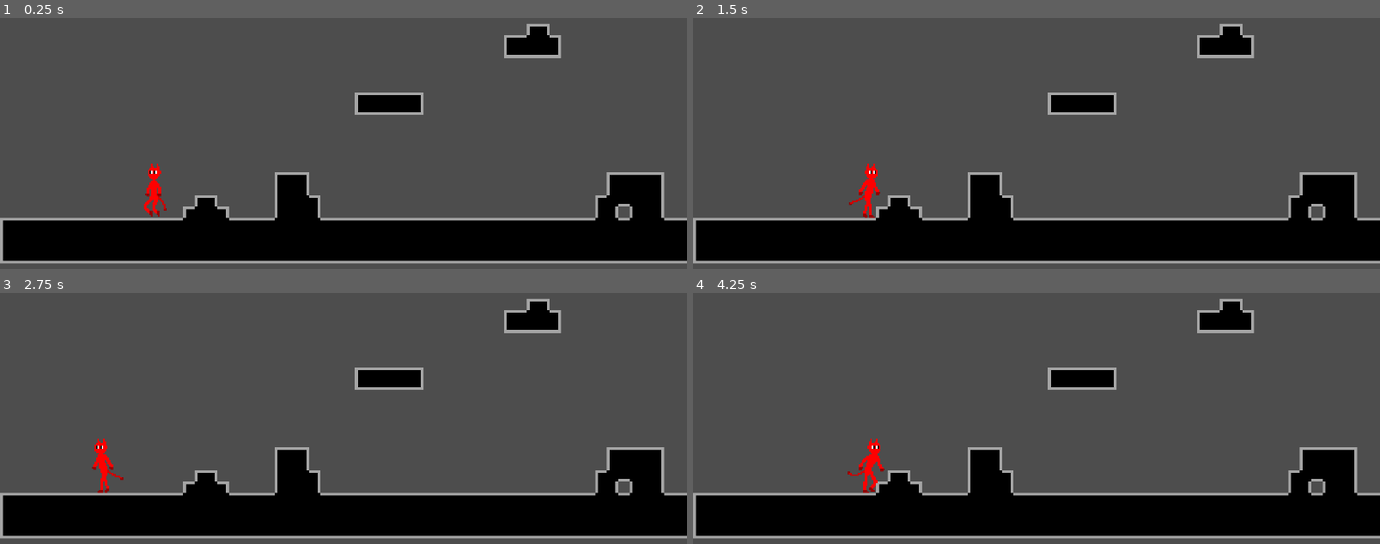
Above: before the commit, frames 1-4 (two rows, left to right).
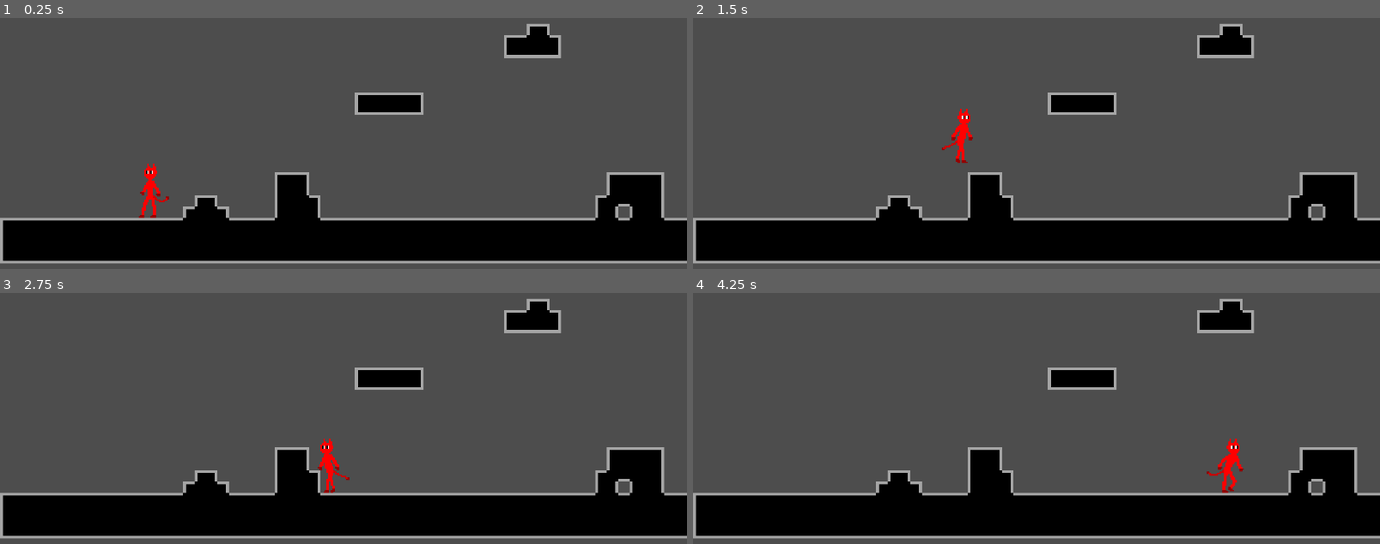
Above: after the commit, the same moments.

Repository: DecotDev/project-movement
Game: Godot game, scene res://Scences/world.tscn
The game is run twice, just before and just after one commit, with the same random seed, the same clock (stepped at 60 frames per second) and the same inputs.
Inputs:
- Up to frame 1 (0.25 s): no input
- Up to frame 2 (1.5 s): tap Enter at 0.5 s; hold Up (ui_up) 0.53-1.28 s; hold Right (ui_right) from 0.53 s (still down); tap Up (ui_up) at 1.35 s
- Up to frame 3 (2.75 s): tap Up (ui_up) at 1.52, 1.82 s; release Right (ui_right) at 2.03 s; hold Left (ui_left) from 2.03 s (still down); hold Up (ui_up) from 2.03 s (still down)
- Up to frame 4 (4.25 s): release Left (ui_left) at 2.78 s; release Up (ui_up) at 2.78 s; hold Right (ui_right) from 2.78 s (still down); tap Up (ui_up) at 2.85, 3.02, 3.32 s; hold Up (ui_up) from 3.53 s (still down)

The runs differ from the first frame. In frame 1, 0.4% of the frame differs, in the area x 20-25%, y 58-80%; in frame 2, 0.6%; in frame 3, 0.6%; in frame 4, 0.7%, in the area x 22-81%, y 58-80%.

Commit message:
PlayerMovement
+ Horizontal movment
+ Jump
+ Double Jump

Diff:
--- a/Scences/slim_demon.tscn
+++ b/Scences/slim_demon.tscn
@@ -121,3 +121,15 @@
 [node name="CollisionShape2D" type="CollisionShape2D" parent="."]
 position = Vector2(33.5, -18)
 shape = SubResource("RectangleShape2D_quko2")
+
+[node name="JumpBufferTimer" type="Timer" parent="."]
+unique_name_in_owner = true
+process_callback = 0
+wait_time = 0.1
+
+[node name="CoyoteJumpTimer" type="Timer" parent="."]
+unique_name_in_owner = true
+wait_time = 0.05
+
+[connection signal="timeout" from="JumpBufferTimer" to="." method="_on_jump_buffer_timer_timeout"]
+[connection signal="timeout" from="CoyoteJumpTimer" to="." method="_on_coyote_jump_timer_timeout"]
--- a/Scences/world.tscn
+++ b/Scences/world.tscn
@@ -9,4 +9,4 @@
 tile_map_data = PackedByteArray("AABEAB8AAAACAAMAAABEAB4AAAAAAAMAAABEAB0AAAAAAAMAAABEABwAAAAAAAMAAABDAB8AAAACAAMAAABDAB …(12256 unchanged characters)…
 
 [node name="Slim_demon" parent="." instance=ExtResource("2_v85cu")]
-position = Vector2(290, 896)
+position = Vector2(280, 858)
--- a/Scripts/slim_demon.gd
+++ b/Scripts/slim_demon.gd
@@ -1,31 +1,17 @@
 extends CharacterBody2D
 
-enum { MOVE }
-var state = MOVE
-var buffered_jump = false
-var coyote_jump = false
-var max_speed = 300
-var acceleration = 200
+var gravity = 100
 var friction = 100
-var double_jump = 1
+var max_speed = 400
+var acceleration = 180
+var jump_force = -1500
+var double_jumps = 1
 
-# Player movement variables
-@export var speed = 300
-@export var jump_strength = 1800
-@export var jump_release_strength = 1800
-@export var gravity = 7000
-
-
-# This function will run every frame and handle the player's movement and jumping
 func _physics_process(delta: float) -> void:
 	var input = Vector2.ZERO
 	input.x = Input.get_axis("ui_left", "ui_right")
-	input.y = Input.get_axis("ui_up", "ui_down")
+	#input.y = Input.get_axis("ui_up", "ui_down")
 
-	match state:
-		MOVE: move_state(input)
-
-func move_state(input):
 	apply_gravity()
 
 	if not horizontal_move(input):
@@ -35,47 +21,27 @@
 		apply_acceleration(input.x)
 		%AnimatedSprite2D.play("Run")
 		%AnimatedSprite2D.flip_h = input.x < 0
-		move_and_slide()
 
+	input_jump()
 	if is_on_floor():
-		reset_double_jump()
+		double_jumps = 1
 	else:
-		%AnimatedSprite2D.play("Jumping")
+		input_double_jump()
 
-	if can_jump():
-		input_jump()
-	else:
-		input_jump_release()
-		input_double_jump()
-		#buffer_jump()
-		#fast_fall()
-
-func apply_gravity():
-	velocity.y += gravity
-	velocity.y = min(velocity.y, 290)
-func apply_friction():
-	velocity.x = move_toward(velocity.x, 1, friction)
-func apply_acceleration(amount):
-	velocity.x = move_toward(velocity.x, max_speed * amount, acceleration)
+	move_and_slide()
 
 func horizontal_move(input):
 	return input.x != 0
-
+func apply_gravity():
+	velocity.y += gravity
+func apply_friction():
+	velocity.x = move_toward(velocity.x, 0, friction)
+func apply_acceleration(amount):
+	velocity.x = move_toward(velocity.x, max_speed * amount, acceleration)
 func input_jump():
-	if Input.is_action_just_pressed("ui_up") or buffered_jump == true:
-		#SoundPlayer.play_sound(SoundPlayer.JUMP)
-		velocity.y = jump_strength
-		buffered_jump = false
-func input_jump_release():
-	if Input.is_action_just_released("ui_up") and velocity.y < jump_release_strength:
-		velocity.y = jump_release_strength
+	if Input.is_action_just_pressed("ui_up") and is_on_floor():
+		velocity.y = jump_force
 func input_double_jump():
-	if Input.is_action_just_pressed("ui_up") and double_jump > 0:
-		#SoundPlayer.play_sound(SoundPlayer.JUMP)
-		velocity.y = jump_strength
-		double_jump -= 1
-
-func reset_double_jump():
-	double_jump = 1
-func can_jump():
-	return is_on_floor() or coyote_jump
+	if Input.is_action_just_pressed("ui_up") and double_jumps > 0:
+		velocity.y = jump_force
+		double_jumps -= 1
